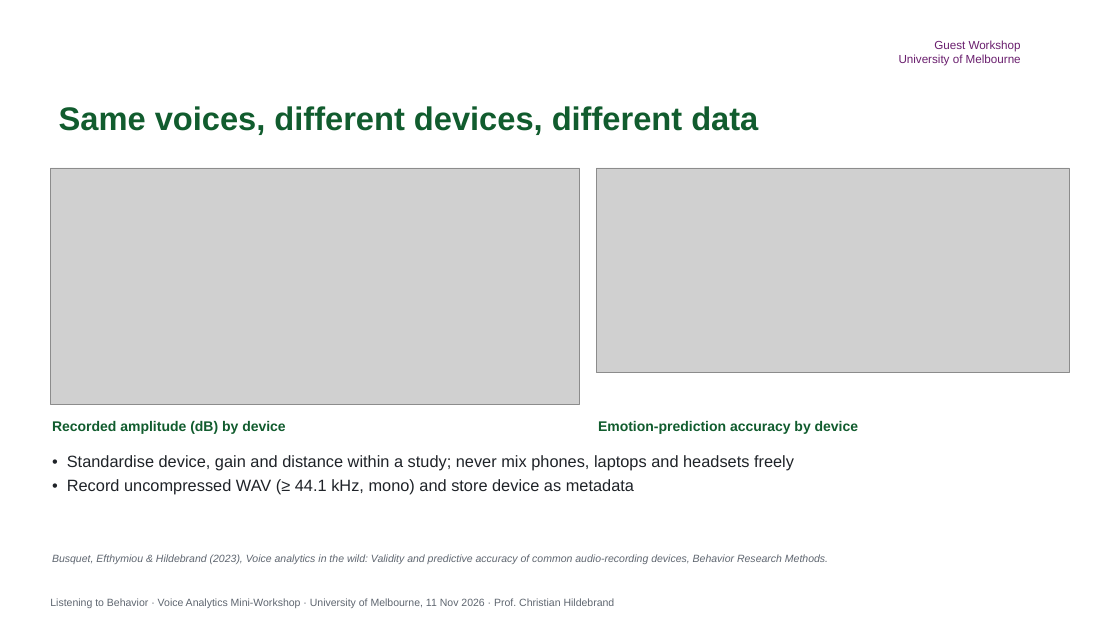
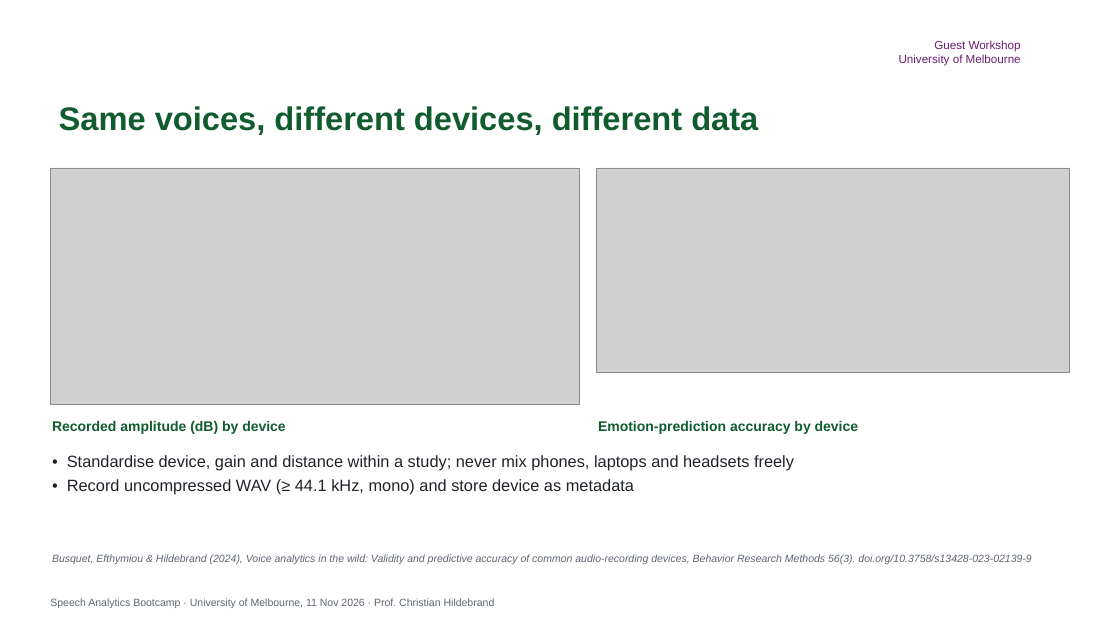
Before and after one commit to childebrand/Melbourne-Voice-2026, a slide deck: slide 18 of docs/slides/Melbourne_VoiceAnalytics_Slides.pptx. Drawn at 1120x630 pixels with LibreOffice and Linux fonts; fonts in the diff are those of the drawing; grey boxes stand for pictures; background and template pictures are left out. Boxes give left, top, right and bottom in pixels: in the first picture for what was removed or moved away, otherwise in the second. Text is boxed around its words. In the diff, an @@ line names an element or a change of style, - is before the commit and + after.

```diff
--- a/docs/slides/Melbourne_VoiceAnalytics_Slides.pptx
+++ b/docs/slides/Melbourne_VoiceAnalytics_Slides.pptx
@@ text at (52, 554, 1031, 564): text changed @@
-Busquet, Efthymiou & Hildebrand (2023), Voice analytics in the wild: Validity and predictive accuracy of common audio-recording devices, Behavior Research Methods.
+Busquet, Efthymiou & Hildebrand (2024), Voice analytics in the wild: Validity and predictive accuracy of common audio-recording devices, Behavior Research Methods 56(3). doi.org/10.3758/s13428-023-02139-9
@@ text at (50, 598, 495, 608): text changed @@
-Listening to Behavior · Voice Analytics Mini-Workshop · University of Melbourne, 11 Nov 2026 · Prof. Christian Hildebrand
+Speech Analytics Bootcamp · University of Melbourne, 11 Nov 2026 · Prof. Christian Hildebrand
```
Also in this commit, not shown: 29 other slides changed, 1 other file.
